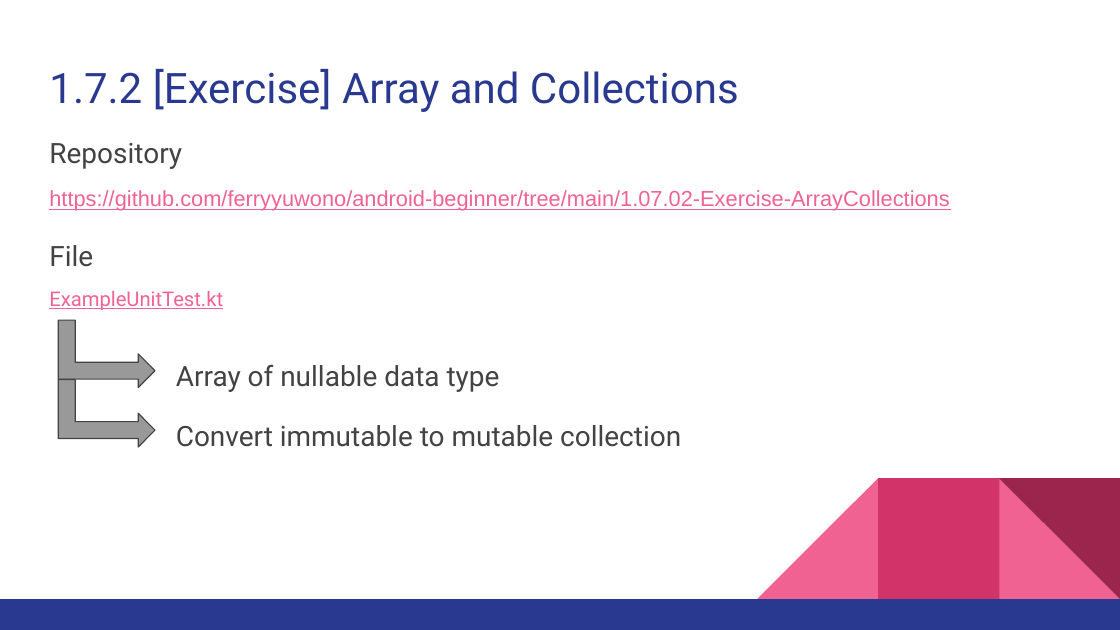
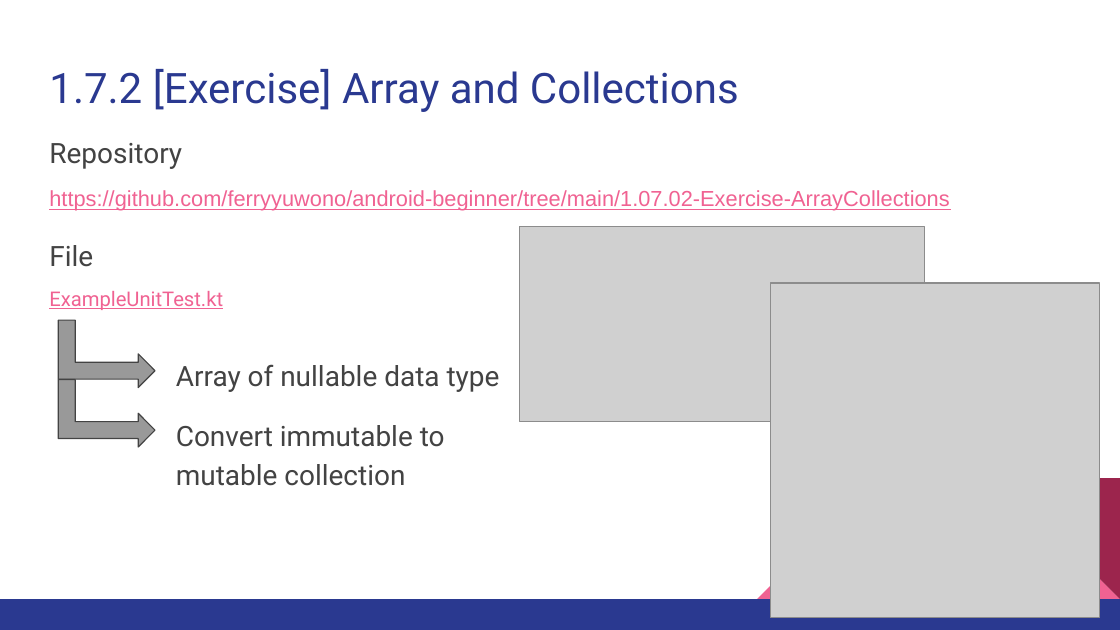
Before and after one commit to ferryyuwono/android-beginner, a slide deck: slide 28 of Beginner Level for Android Development using Kotlin - Module 1.pptx. Drawn at 1120x630 pixels with LibreOffice and Linux fonts; fonts in the diff are those of the drawing; grey boxes stand for pictures. Boxes give left, top, right and bottom in pixels: in the first picture for what was removed or moved away, otherwise in the second. Text is boxed around its words. In the diff, an @@ line names an element or a change of style, - is before the commit and + after.

```diff
--- a/Beginner Level for Android Development using Kotlin - Module 1.pptx
+++ b/Beginner Level for Android Development using Kotlin - Module 1.pptx
@@ picture added at (520, 227, 925, 422) @@
@@ picture added at (771, 283, 1100, 618) @@
@@ text "Convert immutable to mutable collection" rewrapped from (176, 425, 681, 447) to (176, 425, 445, 486) @@
@@ rectangle removed at (878, 478, 999, 599) @@
```
Also in this commit, not shown: 11 other slides changed.
